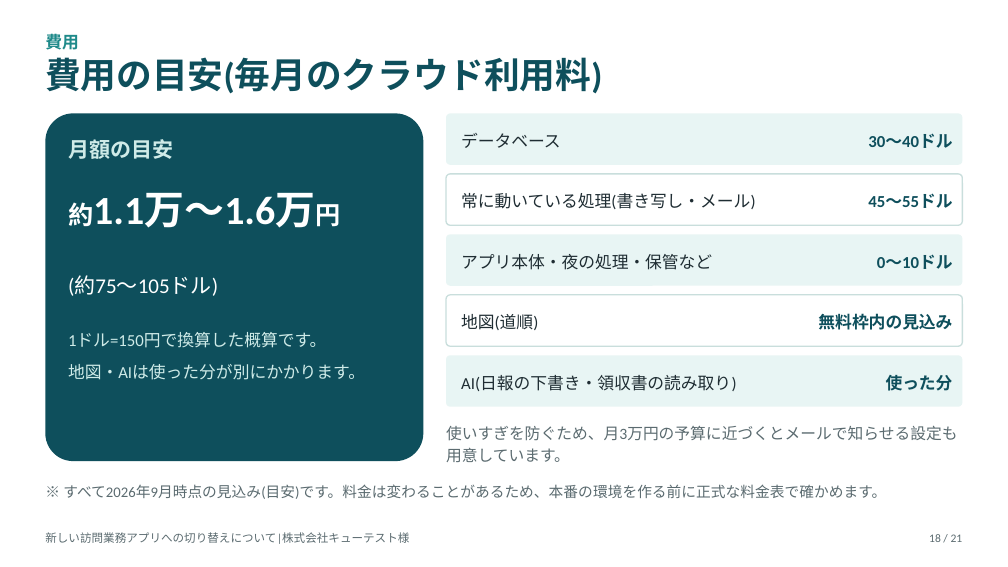
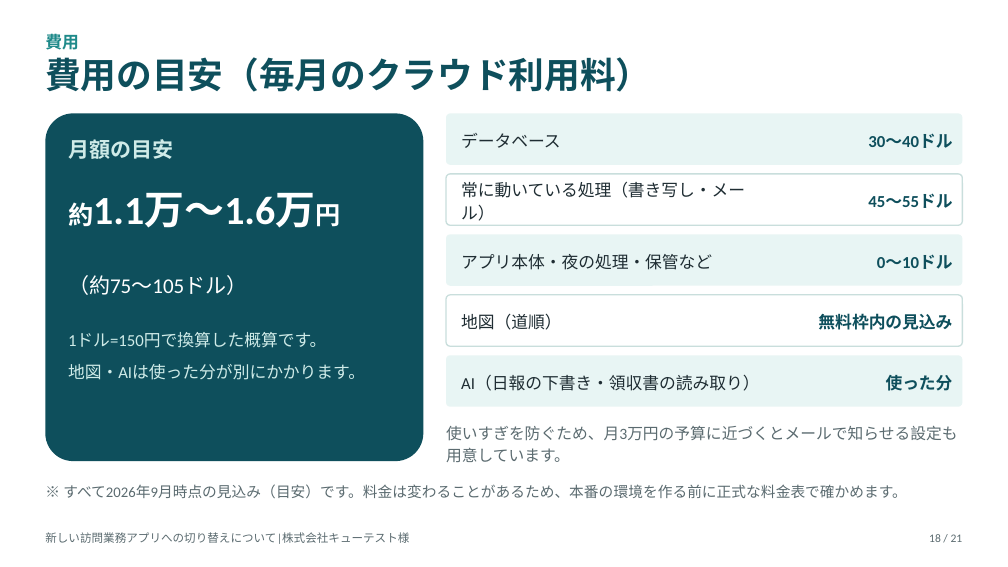
Before and after one commit to katahimo-dev/katahimo-app, a slide deck: slide 18 of doc/partner/新アプリ切替のご説明_キューテスト様.pptx. Drawn at 1008x567 pixels with LibreOffice and Linux fonts; fonts in the diff are those of the drawing. Boxes give left, top, right and bottom in pixels: in the first picture for what was removed or moved away, otherwise in the second. Text is boxed around its words. In the diff, an @@ line names an element or a change of style, - is before the commit and + after.

```diff
--- a/doc/partner/新アプリ切替のご説明_キューテスト様.pptx
+++ b/doc/partner/新アプリ切替のご説明_キューテスト様.pptx
@@ text at bbox=[45, 57, 651, 92]: text changed @@
-費用の目安(毎月のクラウド利用料)
+費用の目安（毎月のクラウド利用料）
@@ text at bbox=[461, 181, 745, 221]: text changed @@
-常に動いている処理(書き写し・メール)
+常に動いている処理（書き写し・メール）
@@ text at bbox=[68, 275, 248, 295]: text changed @@
-(約75〜105ドル)
+（約75〜105ドル）
@@ text at bbox=[461, 314, 561, 330]: text changed @@
-地図(道順)
+地図（道順）
@@ text at bbox=[461, 375, 759, 391]: text changed @@
-AI(日報の下書き・領収書の読み取り)
+AI（日報の下書き・領収書の読み取り）
@@ text at bbox=[63, 484, 906, 498]: text changed @@
-※ すべて2026年9月時点の見込み(目安)です。料金は変わることがあるため、本番の環境を作る前に正式な料金表で確かめます。
+※ すべて2026年9月時点の見込み（目安）です。料金は変わることがあるため、本番の環境を作る前に正式な料金表で確かめます。
```
Also in this commit, not shown: 17 other slides changed, 3 other files.
